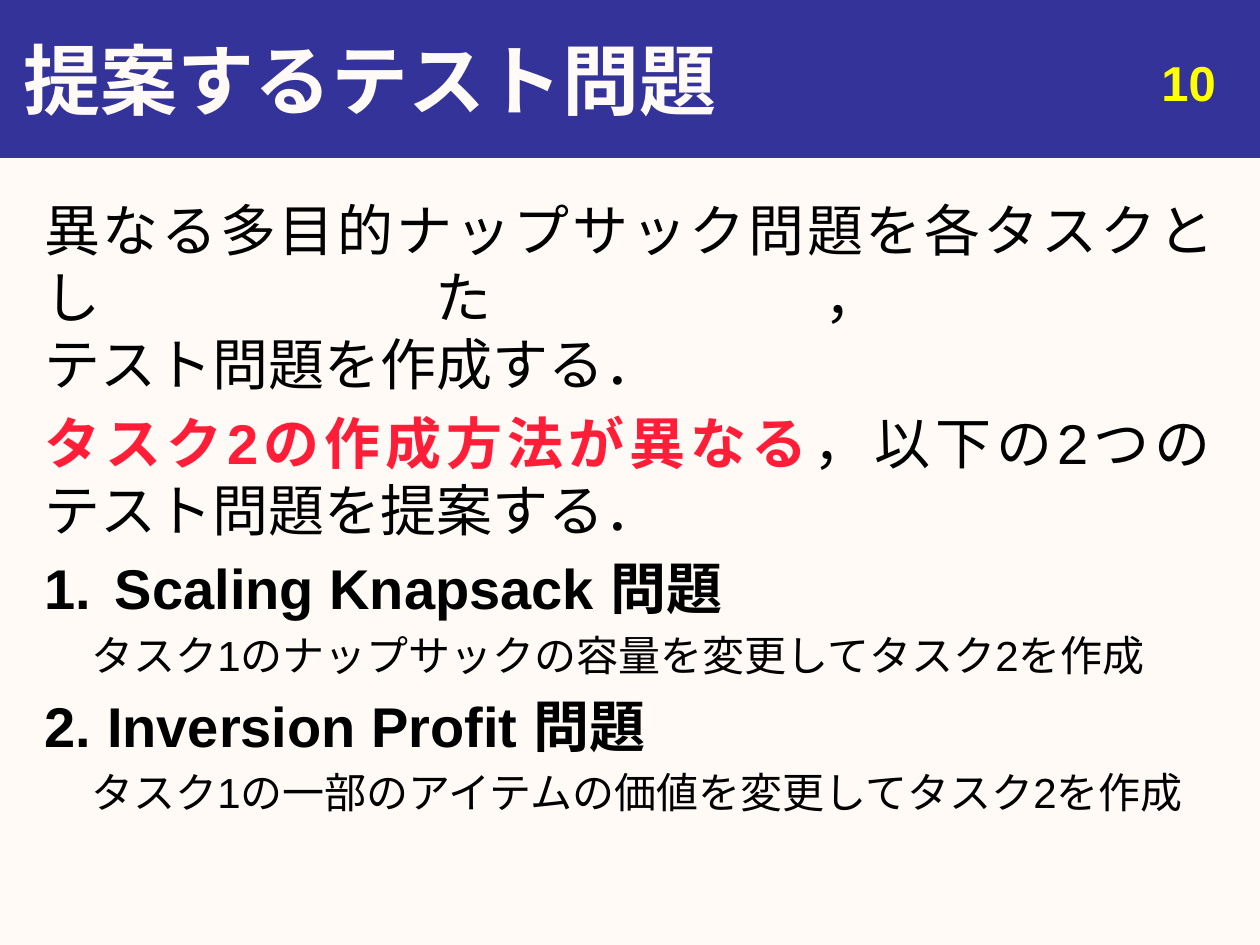
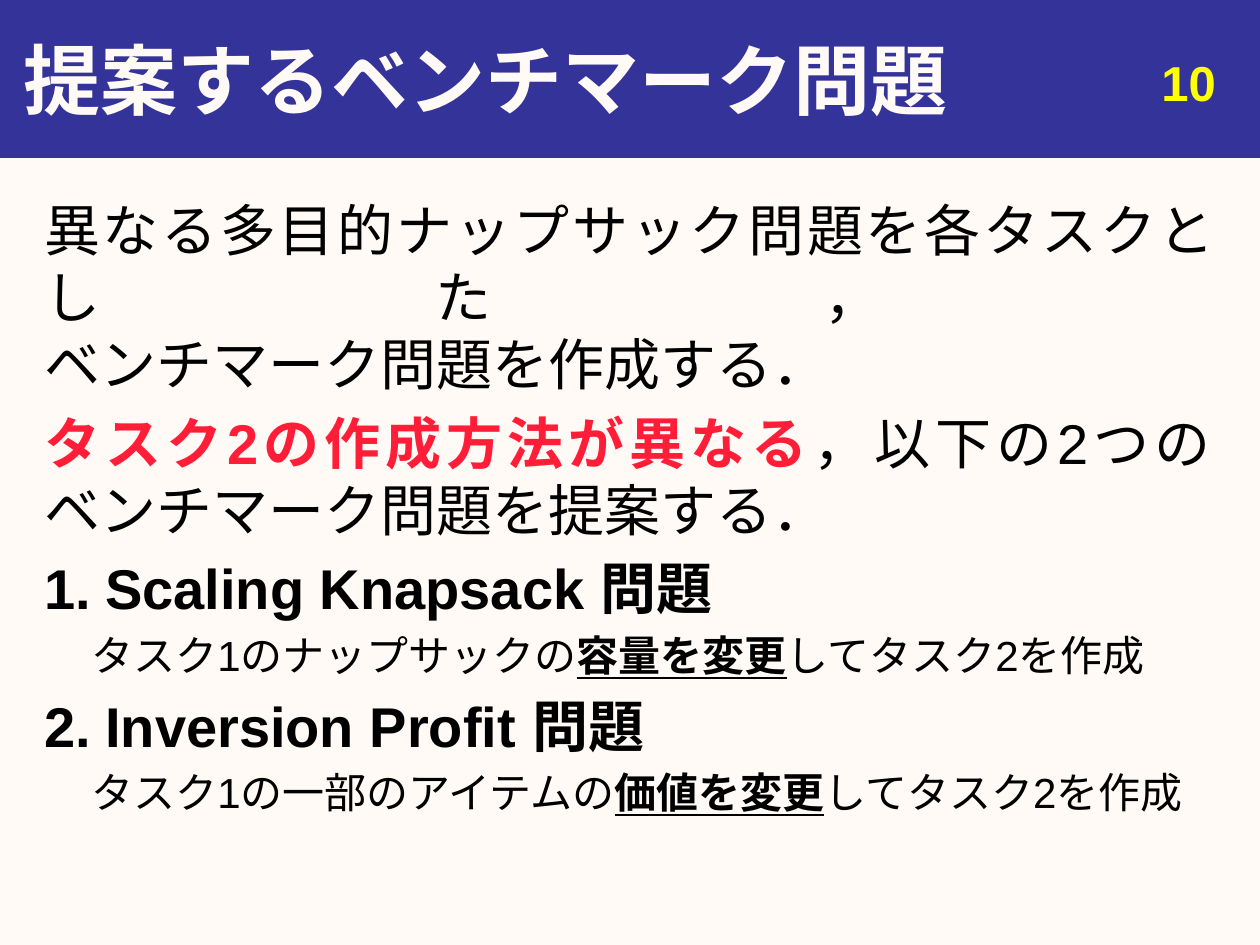
Before and after one commit to youle921/Slide-maintain, a slide deck: slide 11 of abstract/Slides/20200217_urita_graduation_v3.pptx. Drawn at 1260x945 pixels with LibreOffice and Linux fonts; fonts in the diff are those of the drawing. Boxes give left, top, right and bottom in pixels: in the first picture for what was removed or moved away, otherwise in the second. Text is boxed around its words. In the diff, an @@ line names an element or a change of style, - is before the commit and + after.

```diff
--- a/abstract/Slides/20200217_urita_graduation_v3.pptx
+++ b/abstract/Slides/20200217_urita_graduation_v3.pptx
@@ title at box(23, 43, 947, 116): text changed @@
-提案するテスト問題
+提案するベンチマーク問題
@@ text at box(44, 203, 1215, 536): text changed @@
-異なる多目的ナップサック問題を各タスクとした，
-テスト問題を作成する．
-タスク2の作成方法が異なる，以下の2つの
-テスト問題を提案する．
+異なる多目的ナップサック問題を各タスクとした，
+ベンチマーク問題を作成する．
+タスク2の作成方法が異なる，以下の2つの
+ベンチマーク問題を提案する．
@@ text at box(91, 563, 1182, 816): bold on, underline on in "タスク1のナップサックの容量を変更してタスク2を作成", "タスク1の一部のアイテムの価値を変更してタスク2を作成"; indent changed @@
```
Also in this commit, not shown: 16 other slides changed, 1 slide added, 2 other files.
